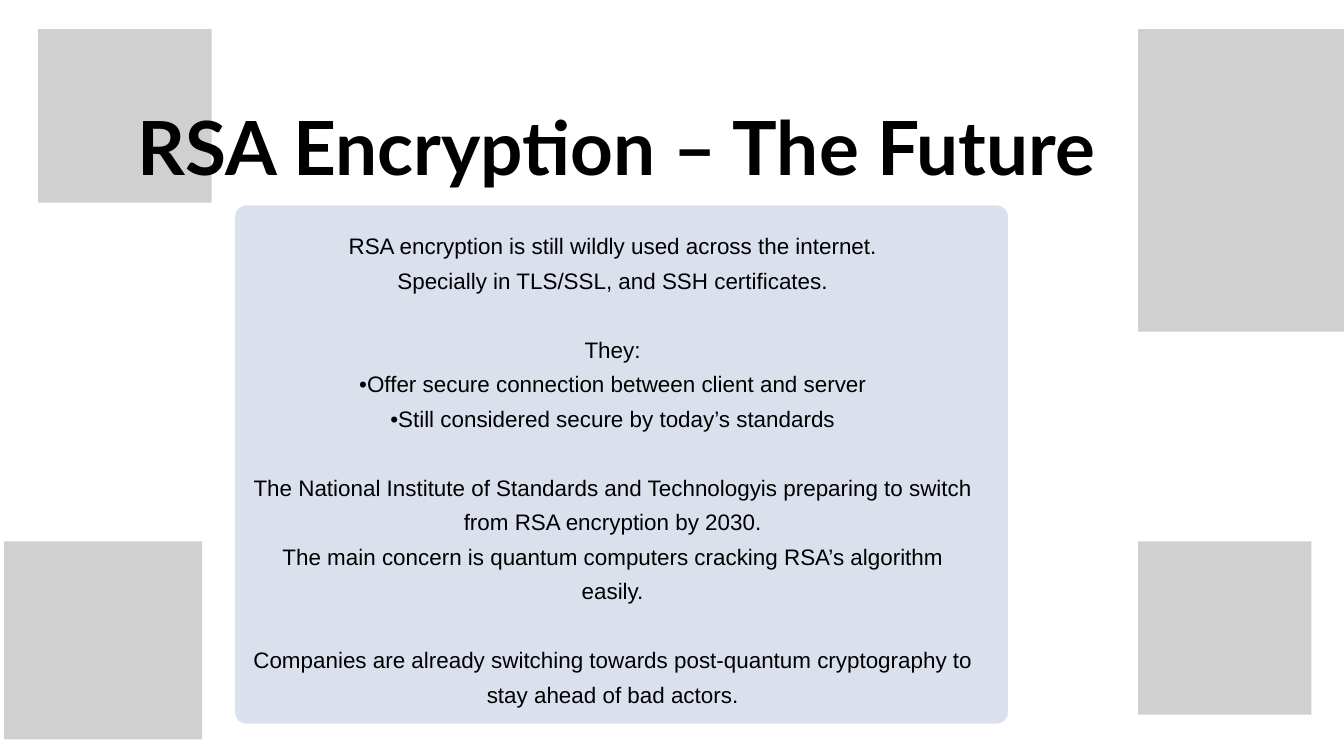
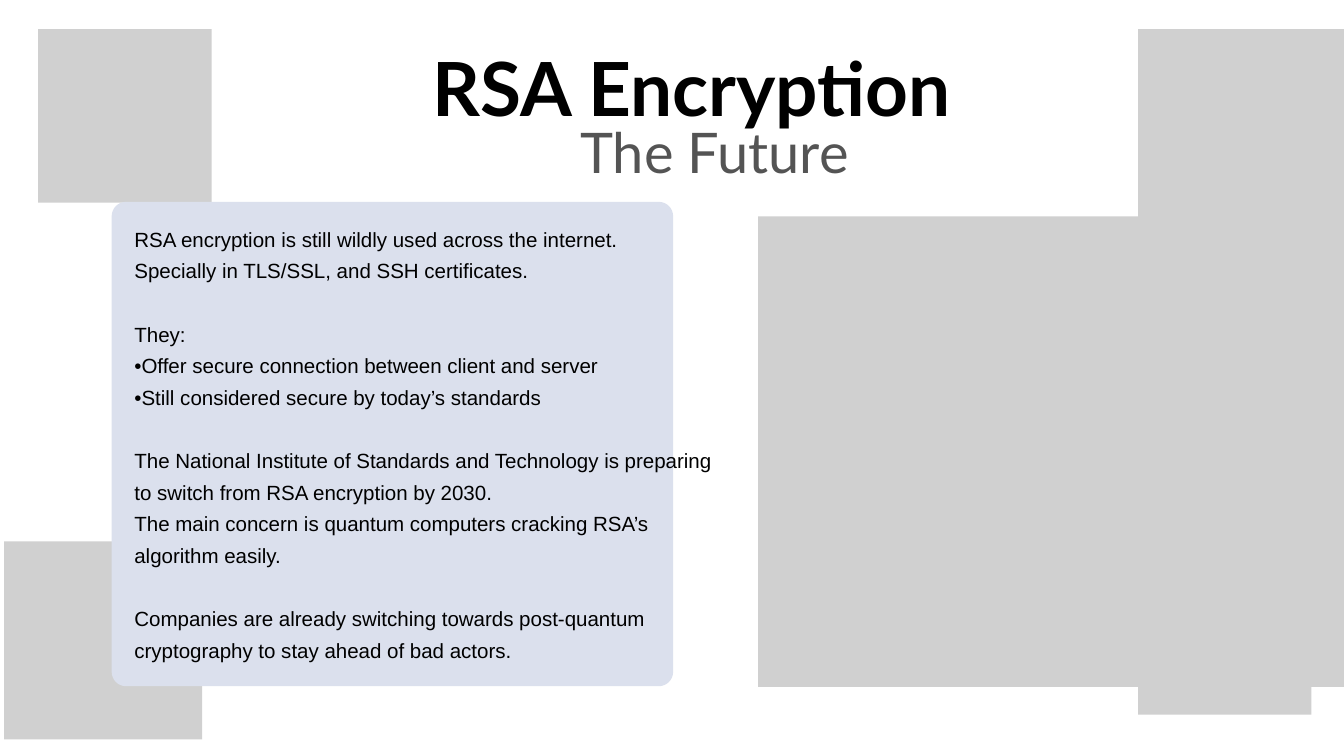
Before and after one commit to Muffinszer/cep146-teamproject1, a slide deck: slide 6 of RSA Encryption.pptx. Drawn at 1344x756 pixels with LibreOffice and Linux fonts; fonts in the diff are those of the drawing; grey boxes stand for pictures; background and template pictures are left out. Boxes give left, top, right and bottom in pixels: in the first picture for what was removed or moved away, otherwise in the second. Text is boxed around its words. In the diff, an @@ line names an element or a change of style, - is before the commit and + after.

```diff
--- a/RSA Encryption.pptx
+++ b/RSA Encryption.pptx
@@ text added at [433,60,950,129], 80 pt, text #000000, bold @@
+RSA Encryption
@@ text at [580,124,849,174]: text changed; size 80 to 60 pt; text colour #000000 to #545454; bold off @@
-RSA Encryption – The Future
+The Future
@@ freeform shape: place and size @@
-freeform shape at [235,206,1008,724]
+freeform shape at [112,202,673,686]
@@ text at [134,232,648,663]: size 24 to 22 pt in "RSA encryption is still wildly used across ...", "Specially in TLS/SSL, and SSH certificates.", "They:", "•Offer secure connection between client and server" and 3 more places; alignment centre to left; line spacing 37pt to 33.9pt @@
@@ text "RSA encryption is still wildly ...": place and size @@
-text "RSA encryption is still wildly ..." at [253,237,972,708]
+text "RSA encryption is still wildly ..." at [134,232,712,663]
@@ picture added at [758,216,1344,687] @@
@@ text at [134,453,712,505]: text changed; size 24 to 22 pt @@
-The National Institute of Standards and Technologyis preparing to switch from RSA encryption by 2030.
+The National Institute of Standards and Technology is preparing to switch from RSA encryption by 2030.
```
Also in this commit, not shown: 6 other slides changed.
